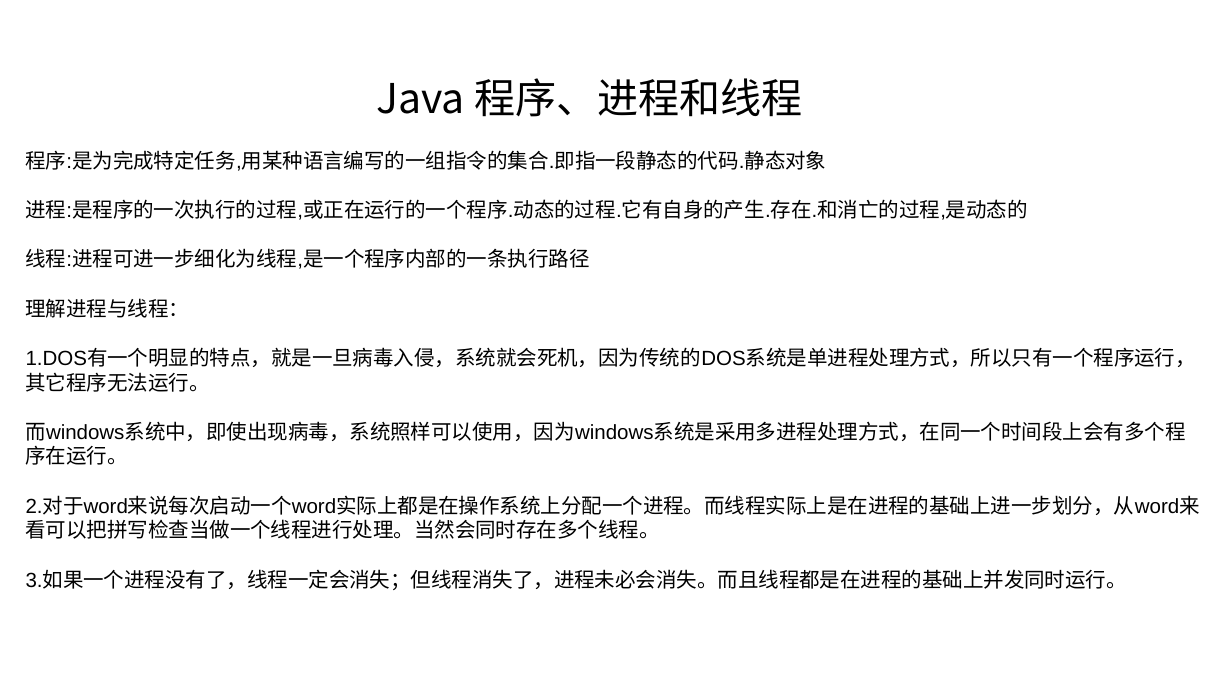
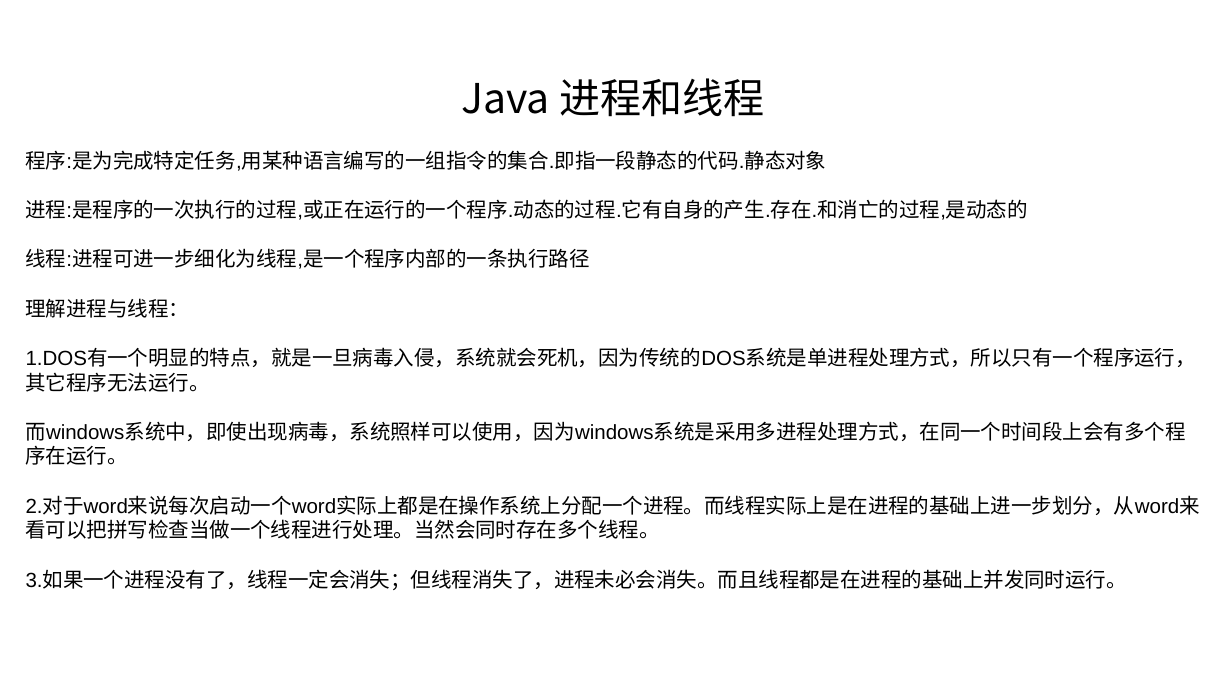
Before and after one commit to linkknown/PPT, a slide deck: slide 2 of 基础PPT/第10章：Java并发基础.pptx. Drawn at 1232x693 pixels with LibreOffice and Linux fonts; fonts in the diff are those of the drawing; background and template pictures are left out. Boxes give left, top, right and bottom in pixels: in the first picture for what was removed or moved away, otherwise in the second. Text is boxed around its words. In the diff, an @@ line names an element or a change of style, - is before the commit and + after.

```diff
--- a/基础PPT/第10章：Java并发基础.pptx
+++ b/基础PPT/第10章：Java并发基础.pptx
@@ text at (461, 78, 764, 117): text changed @@
-Java 程序、进程和线程
+Java 进程和线程
```
Also in this commit, not shown: 15 other slides changed, 3 slides added, 2 slides removed.
